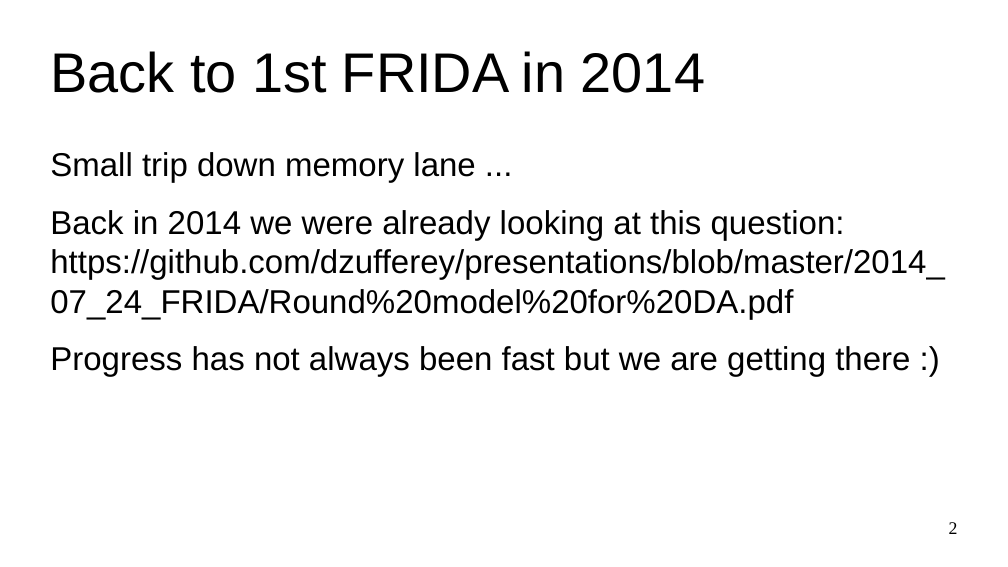
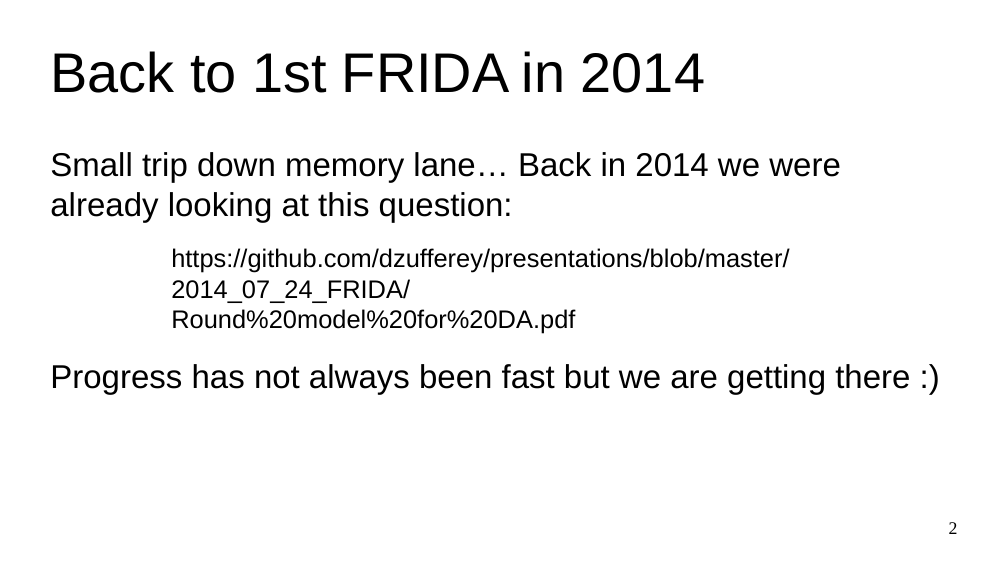
Before and after one commit to dzufferey/presentations, a slide deck: slide 2 of 2020_09_04_FRIDA/presentation.odp. Drawn at 1008x567 pixels with LibreOffice and Linux fonts; fonts in the diff are those of the drawing. Boxes give left, top, right and bottom in pixels: in the first picture for what was removed or moved away, otherwise in the second. Text is boxed around its words. In the diff, an @@ line names an element or a change of style, - is before the commit and + after.

Commit message:
frida

```diff
--- a/2020_09_04_FRIDA/presentation.odp
+++ b/2020_09_04_FRIDA/presentation.odp
@@ text at (50,152,841,222): text changed @@
-Small trip down memory lane ...
-Back in 2014 we were already looking at this question: https://github.com/dzufferey/presentations/blob/master/2014_07_24_FRIDA/Round%20model%20for%20DA.pdf
+Small trip down memory lane… Back in 2014 we were already looking at this question:
@@ text added at (171,248,789,334), 20 pt, text #000000 @@
+https://github.com/dzufferey/presentations/blob/master/2014_07_24_FRIDA/Round%20model%20for%20DA.pdf
```
Also in this commit, not shown: 21 other slides changed, 1 slide added, 1 slide removed, 2 other files.
